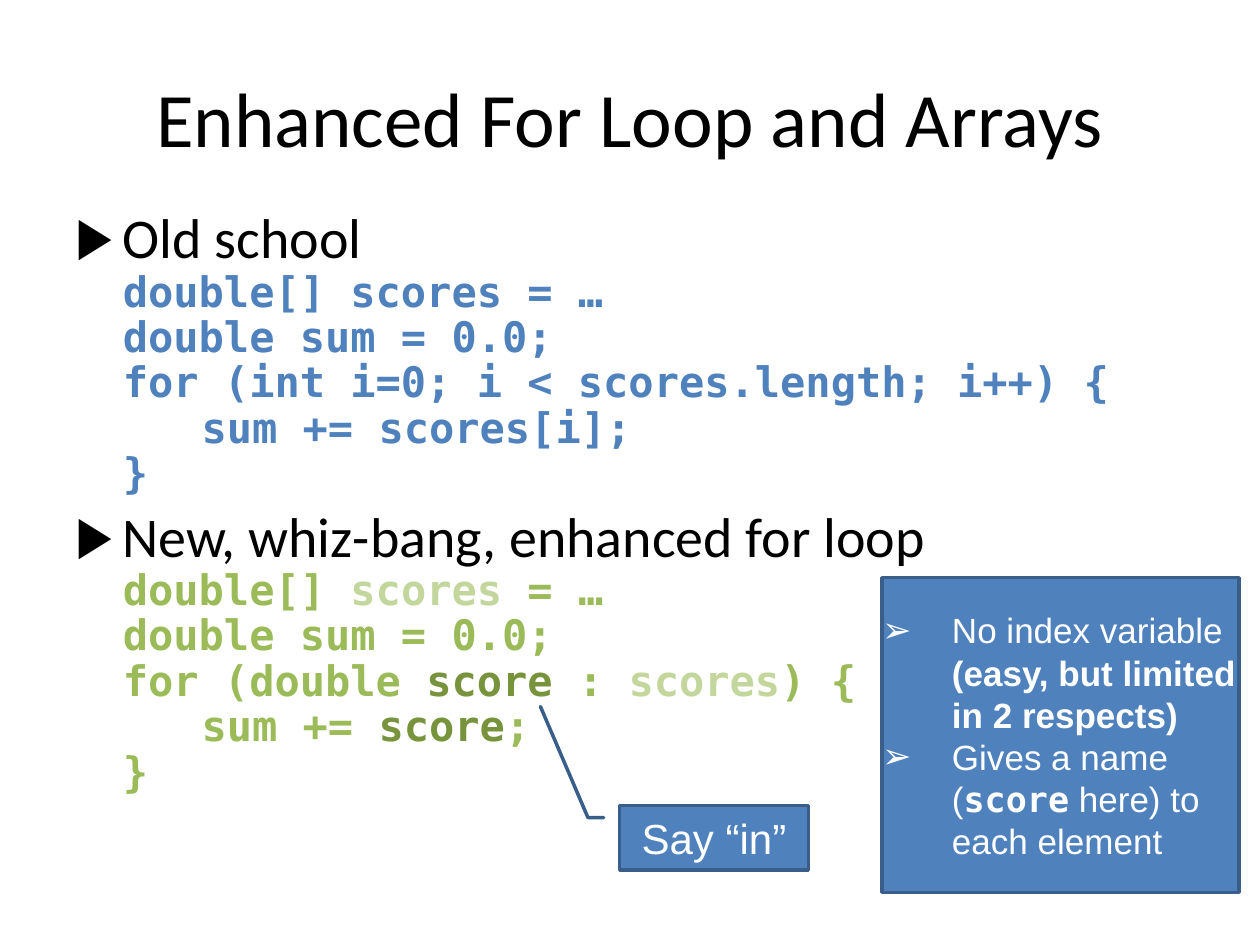
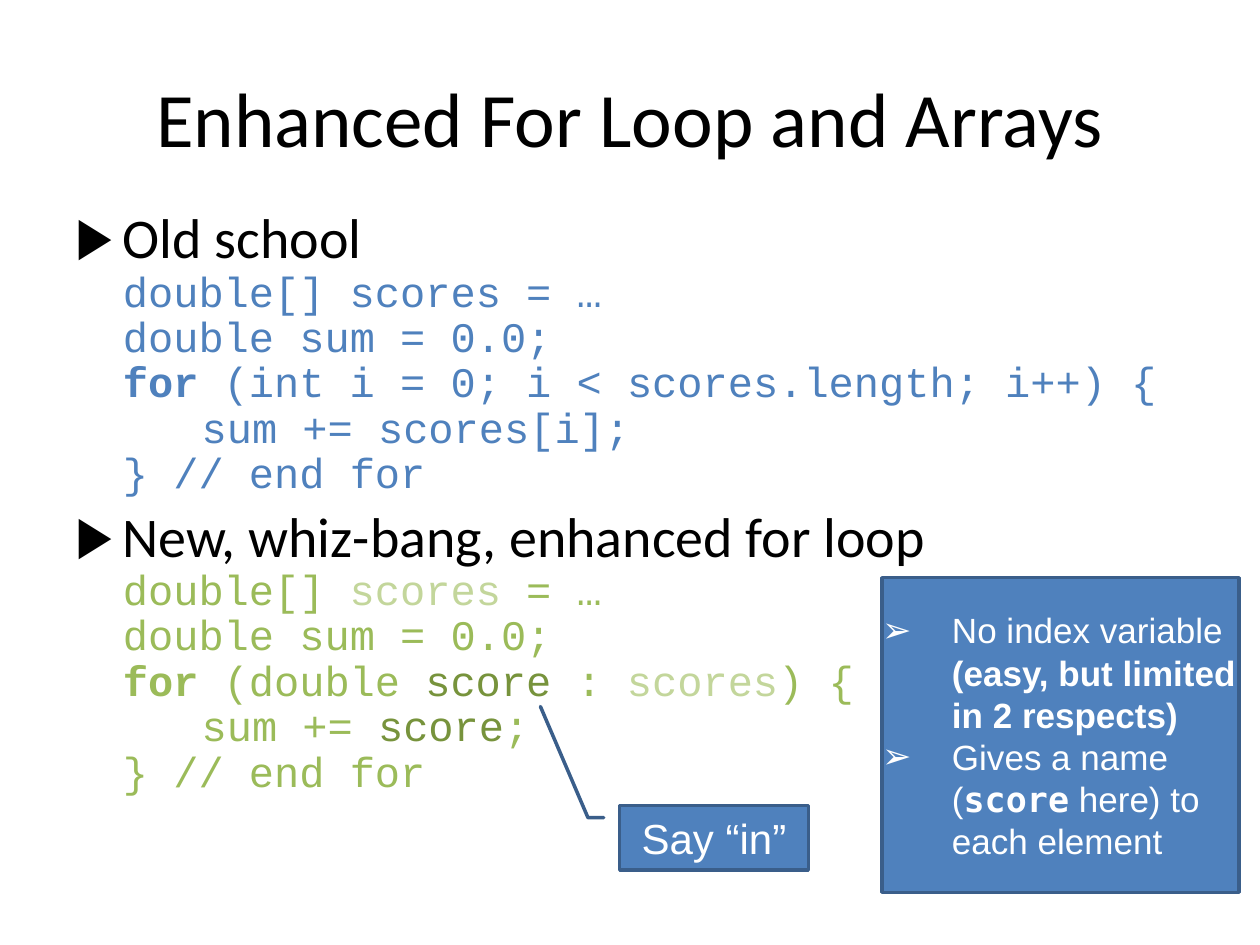
Before and after one commit to RHIT-CSSE/csse220, a slide deck: slide 16 of ClassMaterials/2DArraysAndMaps/Slides/2D Arrays and Maps.pptx. Drawn at 1260x945 pixels with LibreOffice and Linux fonts; fonts in the diff are those of the drawing. Boxes give left, top, right and bottom in pixels: in the first picture for what was removed or moved away, otherwise in the second. Text is boxed around its words. In the diff, an @@ line names an element or a change of style, - is before the commit and + after.

```diff
--- a/ClassMaterials/2DArraysAndMaps/Slides/2D Arrays and Maps.pptx
+++ b/ClassMaterials/2DArraysAndMaps/Slides/2D Arrays and Maps.pptx
@@ text at (x1=123, y1=219, x2=1106, y2=788): text changed; font DejaVu Sans Mono to Courier New; bold off @@
-▶ Old school
-  double[] scores = …
-  double sum = 0.0;
-  for (int i=0; i < scores.length; i++) {
-  sum += scores[i];
-  }
-▶ New, whiz-bang, enhanced for loop
-  double[] scores = …
-  double sum = 0.0;
-  for (double score : scores) {
-  sum += score;
-  }
+▶ Old school
+  double[] scores = …
+  double sum = 0.0;
+  for (int i = 0; i < scores.length; i++) {
+  sum += scores[i];
+  } // end for
+▶ New, whiz-bang, enhanced for loop
+  double[] scores = …
+  double sum = 0.0;
+  for (double score : scores) {
+  sum += score;
+  } // end for
```
Also in this commit, not shown: 10 other slides changed, 4 slides added.
